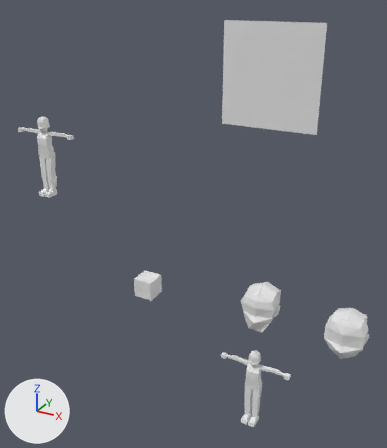
An edit to the Blender file template_psx_charter.blend, drawn before and after from the same camera.
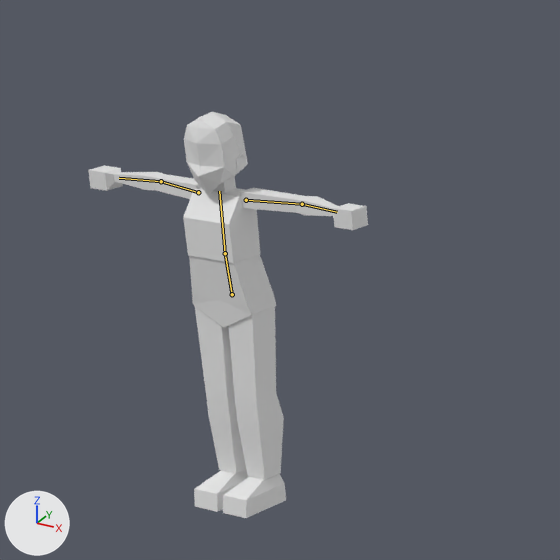
Each version appears first whole from a 50 mm lens placed at (9.78, -9.92, 4.95), pointed at (4.09, 0.44, -0.23), and next in a close-up on the part from 0% to 29% of the width and 21% to 46% of the height. Arrows for +X, +Y and +Z are at lower left; the lights stay in place. The bones that change are drawn over the model as lines in the close-ups.
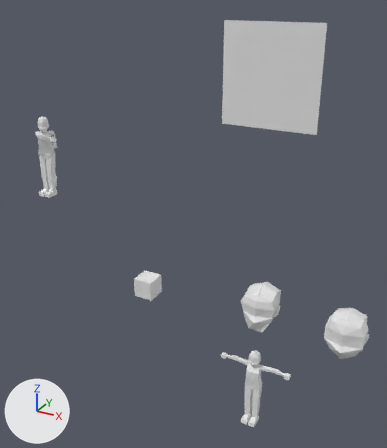
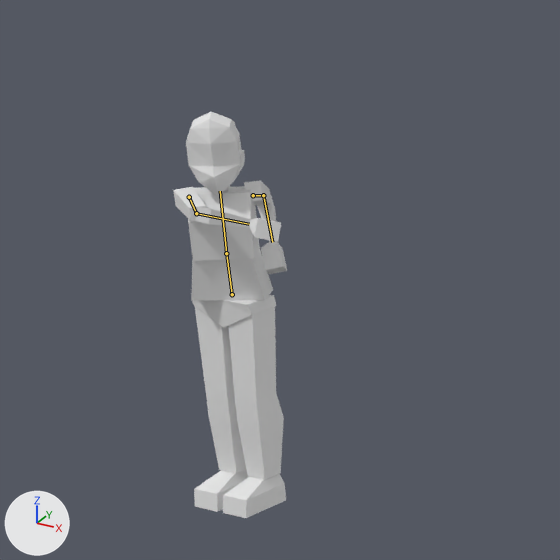
The newer file adds an action. The first version stands in its rest pose; the second is drawn at frame 3 of the action 'shot arms L'.

Pixel boxes [x1, y1, x2, y2] of what changed, in the close-ups (560 x 560 px):
'Cube', posed (6% narrower): before [183, 187, 260, 263]; after [188, 186, 260, 261]
'head_1.001', posed (8% narrower): before [184, 112, 248, 195]; after [186, 112, 245, 196]
'Cube.002', posed: before [189, 254, 274, 305]; after [191, 249, 273, 301]
'Cube.012', posed (25% narrower, 21% taller): before [333, 203, 368, 230]; after [261, 241, 287, 274]
'Cube.014', posed (12% wider, 11% taller): before [114, 172, 164, 190]; after [195, 207, 251, 227]
'Cube.010', posed (60% narrower): before [239, 188, 305, 213]; after [244, 180, 270, 205]
'Cube.013', posed: before [154, 174, 200, 199]; after [173, 187, 206, 221]
'Cube.015', posed (8% narrower, 7% shorter): before [88, 165, 123, 191]; after [249, 218, 281, 242]
'Cube.011', posed: before [295, 196, 338, 216]; after [257, 194, 276, 242]
'Cube.016', posed: before [213, 176, 236, 193]; after [223, 186, 230, 192]
bone 'spine.001', root to tip: before (232, 294) to (225, 253); after (232, 294) to (226, 253)
bone 'spine.002', root to tip: before (225, 253) to (219, 191); after (226, 253) to (220, 191)
bone 'upper_arm.L', root to tip: before (246, 200) to (302, 204); after (253, 195) to (263, 195)
bone 'forearm.L', root to tip: before (302, 204) to (337, 212); after (263, 195) to (272, 242)
bone 'upper_arm.R', root to tip: before (198, 192) to (161, 181); after (189, 197) to (196, 213)
bone 'forearm.R', root to tip: before (161, 181) to (119, 178); after (196, 213) to (249, 224)

The edits, one by one:
Bone 'spine.001' (bone_spine_001) turns from (0, 0, 0) to (-1, 30, -2) degrees about its own x, y and z.
Bone 'spine.002' (bone_spine_002) turns from (0, 0, 0) to (0, 5, 0) degrees about its own x, y and z.
Bone 'upper_arm.L' (bone_upper_arm_l) turns from (0, 0, 0) to (-75, 11, -85) degrees about its own x, y and z.
Bone 'forearm.L' (bone_forearm_l) turns from (0, 0, 0) to (92, -4, 0) degrees about its own x, y and z.
Bone 'upper_arm.R' (bone_upper_arm_r) turns from (0, 0, 0) to (116, -2, 2) degrees about its own x, y and z.
Bone 'forearm.R' (bone_forearm_r) turns from (0, 0, 0) to (73, -23, -6) degrees about its own x, y and z.
